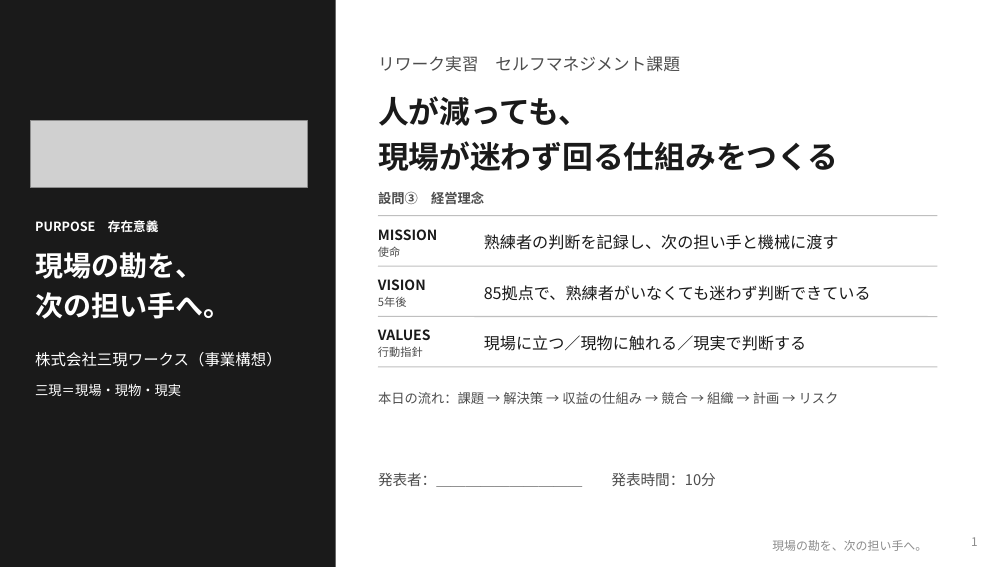
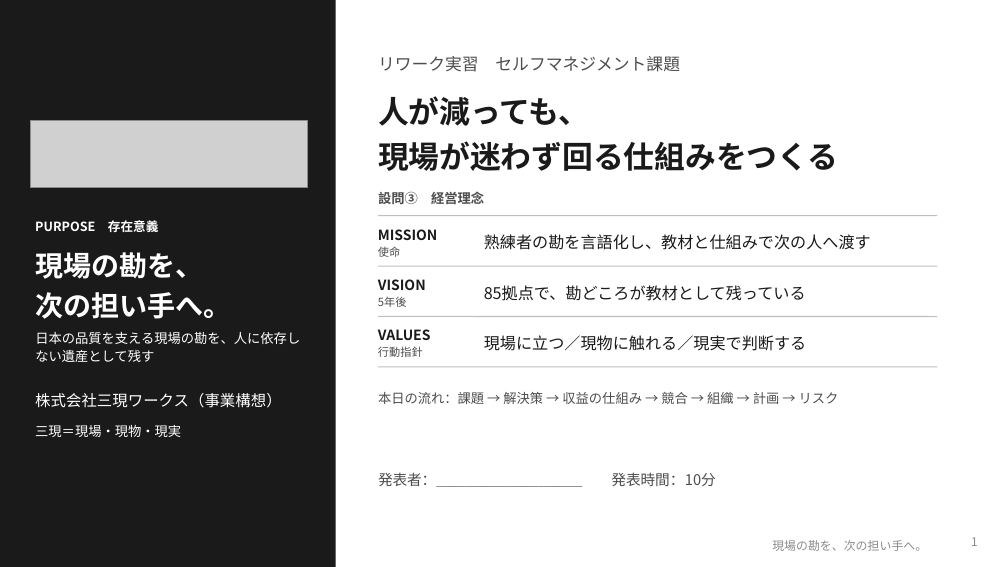
Before and after one commit to SEITOSHIKI/-ai-commute-audio-, a slide deck: slide 1 of deck/セルフマネジメント課題_事業構想プレゼン.pptx. Drawn at 1008x567 pixels with LibreOffice and Linux fonts; fonts in the diff are those of the drawing; grey boxes stand for pictures; background and template pictures are left out. Boxes give left, top, right and bottom in pixels: in the first picture for what was removed or moved away, otherwise in the second. Text is boxed around its words. In the diff, an @@ line names an element or a change of style, - is before the commit and + after.

```diff
--- a/deck/セルフマネジメント課題_事業構想プレゼン.pptx
+++ b/deck/セルフマネジメント課題_事業構想プレゼン.pptx
@@ text at (x1=484, y1=234, x2=871, y2=250): text changed @@
-熟練者の判断を記録し、次の担い手と機械に渡す
+熟練者の勘を言語化し、教材と仕組みで次の人へ渡す
@@ text at (x1=484, y1=285, x2=806, y2=301): text changed @@
-85拠点で、熟練者がいなくても迷わず判断できている
+85拠点で、勘どころが教材として残っている
@@ text added at (x1=35, y1=332, x2=300, y2=362), 9.5 pt, text #FFFFFF @@
+日本の品質を支える現場の勘を、人に依存しない遺産として残す
@@ text "株式会社三現ワークス（事業構想）" moved from (x1=35, y1=352, x2=281, y2=367) to (x1=35, y1=393, x2=281, y2=408) @@
@@ text "三現＝現場・現物・現実" moved from (x1=35, y1=384, x2=181, y2=396) to (x1=35, y1=425, x2=181, y2=437) @@
```
Also in this commit, not shown: 3 other slides changed, 4 other files.
